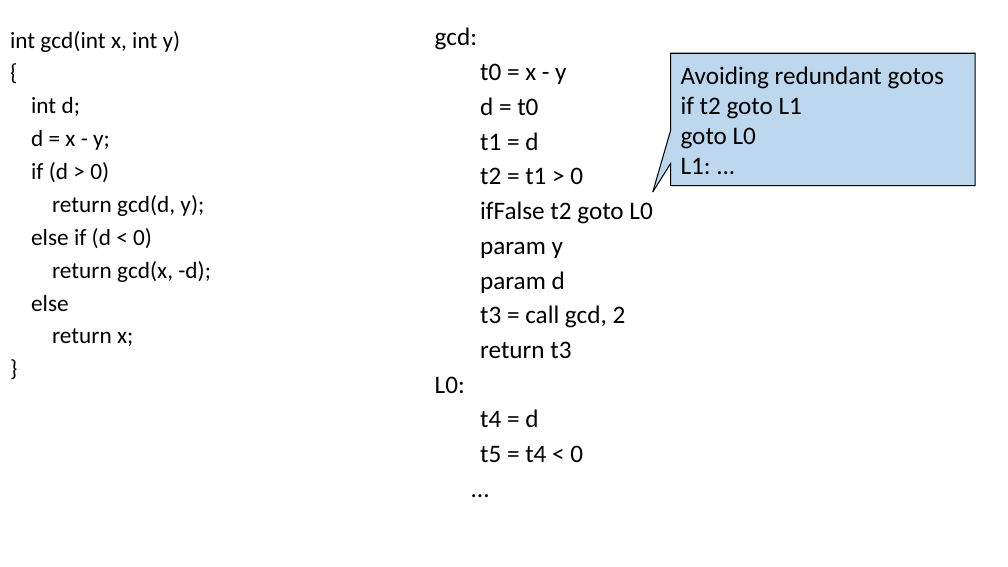
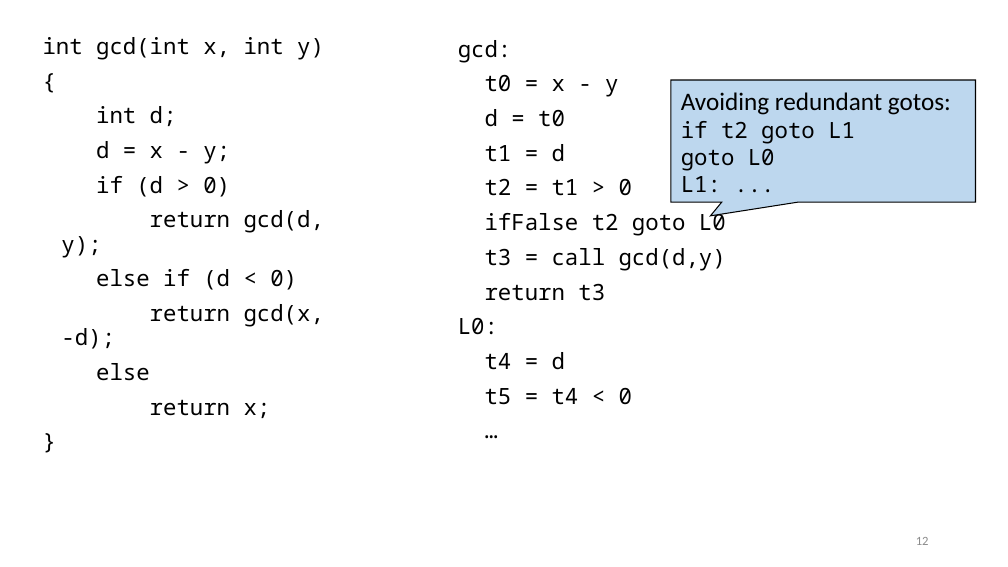
Before and after one commit to anoopsarkar/compilers-class, a slide deck: slide 12 of assets/ppt/codegen/ir.pptx (slide 9 before the commit). Drawn at 1008x567 pixels with LibreOffice and Linux fonts; fonts in the diff are those of the drawing. Boxes give left, top, right and bottom in pixels: in the first picture for what was removed or moved away, otherwise in the second. Text is boxed around its words. In the diff, an @@ line names an element or a change of style, - is before the commit and + after.

```diff
--- a/assets/ppt/codegen/ir.pptx
+++ b/assets/ppt/codegen/ir.pptx
@@ text "int gcd(int x, int y)": place and size @@
-text "int gcd(int x, int y)" at [10,31,211,346]
+text "int gcd(int x, int y)" at [43,37,324,418]
@@ text "int gcd(int x, int y)" at [43,37,324,418]: size 16.6 to 16 pt, font Calibri to Noto Sans Mono; line spacing 0.8 to 0.9 @@
@@ text at [458,74,726,405]: text changed; size 18 to 16 pt; font Calibri to Noto Sans Mono @@
-...
+…
@@ text "gcd:": place and size @@
-text "gcd:" at [435,27,652,462]
+text "gcd:" at [458,74,726,405]
@@ text at [458,74,726,405]: size 18 to 16 pt, font Calibri to Noto Sans Mono in "gcd:", "t0 = x - y", "d = t0", "t1 = d" and 6 more places; line spacing 0.8 to 0.9 @@
@@ speech box "Avoiding redundant gotos:": place and size @@
-speech box "Avoiding redundant gotos:" at [670,53,975,185]
+speech box "Avoiding redundant gotos:" at [671,80,976,202]
@@ speech box "Avoiding redundant gotos:" at [671,80,976,202]: proportions changed @@
@@ text in speech box at [681,92,951,115]: text changed @@
-Avoiding redundant gotos
+Avoiding redundant gotos:
@@ text in speech box at [681,121,855,192]: size 18 to 16 pt, font Calibri to Noto Sans Mono in "if t2 goto L1", "goto L0", "L1: ..." @@
@@ text at [485,248,726,270]: text changed; size 18 to 16 pt; font Calibri to Noto Sans Mono @@
-param y
-param d
-t3 = call gcd, 2
+t3 = call gcd(d,y)
@@ page number added at [916,537,929,545], 9 pt, text #8C8C8C @@
+12
```
Also in this commit, not shown: 34 other slides changed, 7 slides added, 3 slides removed, 1 other file.
